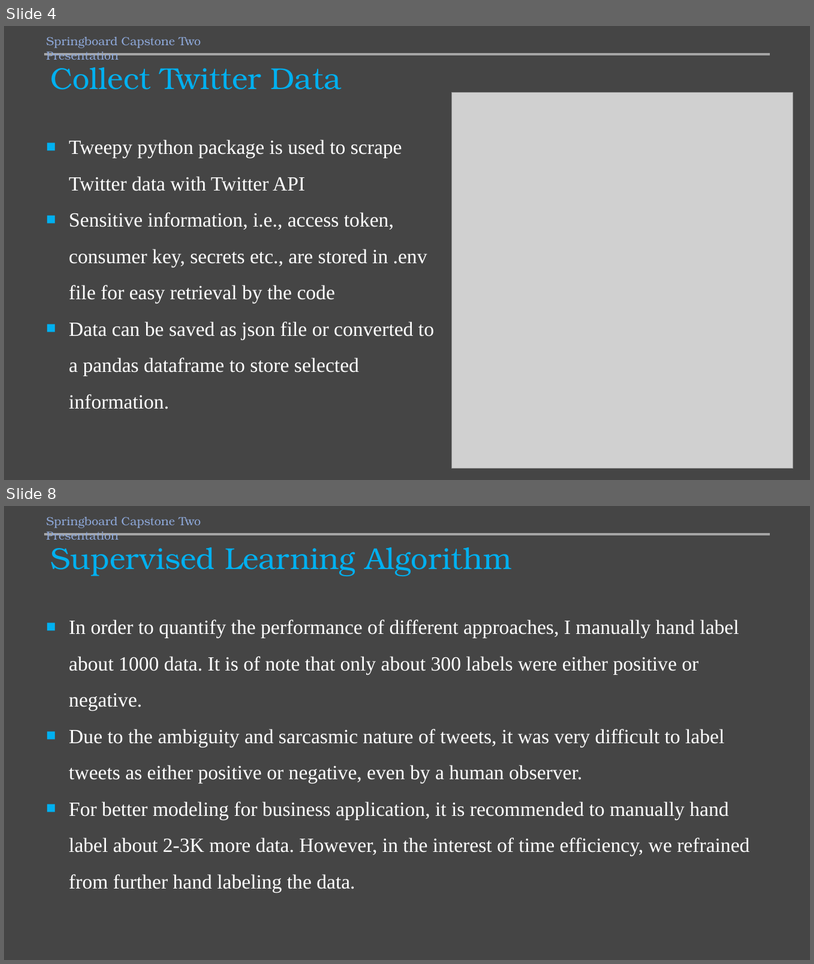
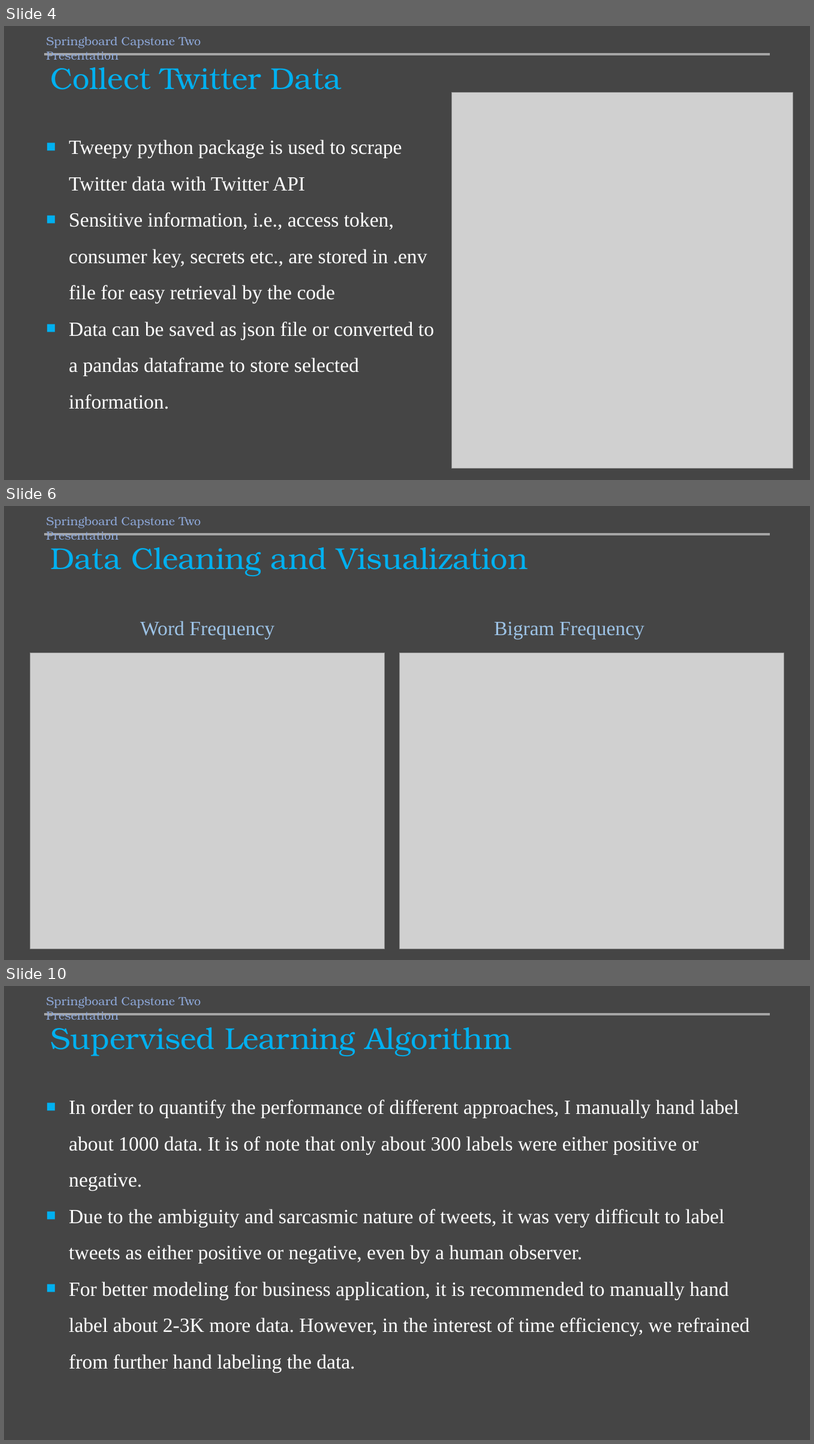
Before and after one commit to mamunm/sentiment_analysis, a slide deck: reports/sentiment_analysis.pptx. Shown one above the other, each under a label of ours: slides 4 and 8 before the commit, slides 4, 6 and 10 after it; the slides between them are not shown. The pictures are 814x964 and 814x1444 pixels, drawn with LibreOffice and Linux fonts; fonts in the diff are those of the drawing; grey boxes stand for pictures. Boxes give left, top, right and bottom in pixels: in the first picture for what was removed or moved away, otherwise in the second. Text is boxed around its words. In the diff, an @@ line names an element or a change of style, - is before the commit and + after.

```diff
--- a/reports/sentiment_analysis.pptx
+++ b/reports/sentiment_analysis.pptx
@@ slide 6 added at (4, 506, 810, 960), background #454545 @@
@@ text added at (46, 517, 201, 540), 14 pt, text #8FAADC @@
+Springboard Capstone Two Presentation
@@ line added from (45, 534) to (770, 534), #A5A5A5 3 pt @@
@@ title added at (50, 547, 528, 576), 36 pt, text #00B0F0 @@
+Data Cleaning and Visualization
@@ text added at (140, 621, 275, 639), 24 pt, text #9DC3E6 @@
+Word Frequency
@@ text added at (494, 622, 645, 639), 24 pt, text #9DC3E6 @@
+Bigram Frequency
@@ picture added at (30, 653, 385, 949) @@
@@ picture added at (399, 653, 785, 949) @@
@@ what was slide 8 is now slide 10 @@
```
Also in this commit, not shown: 2 slides changed, 3 other slides added, 2 slides removed, 12 other files.
